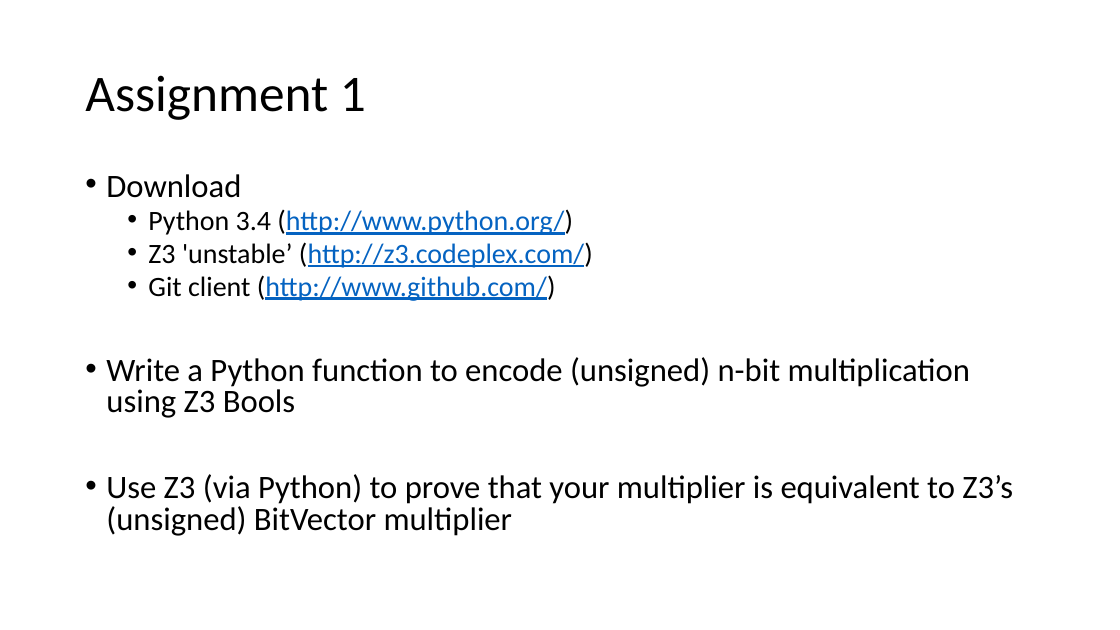
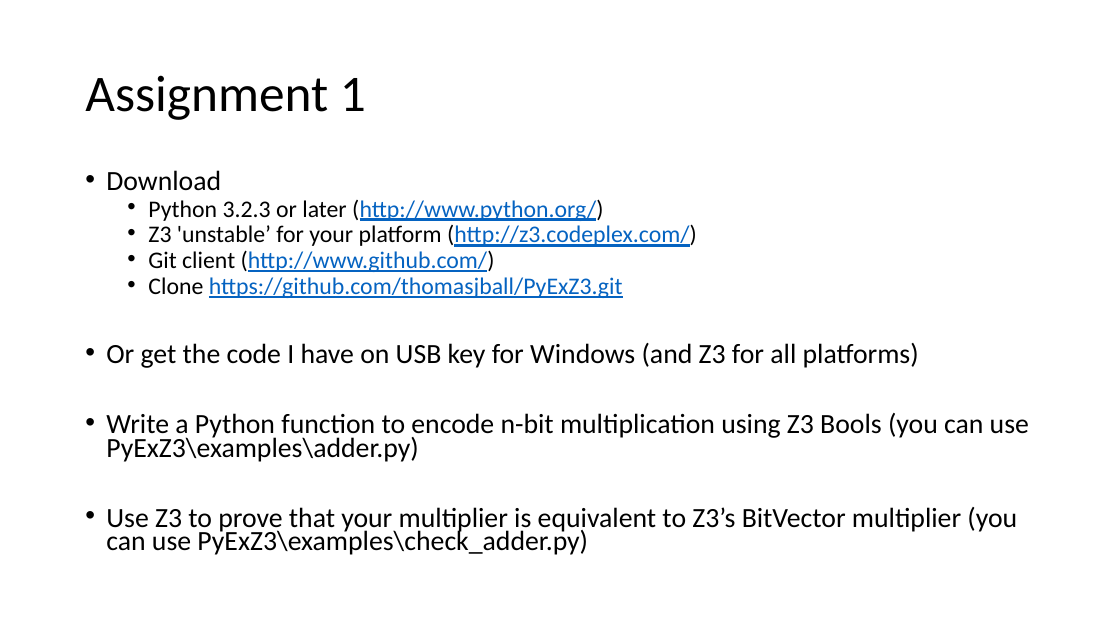
Before and after one commit to thomasjball/PyExZ3, a slide deck: slide 51 of marktoberdorf_slides/Marktoberdorf2014_1.pptx (slide 53 before the commit). Drawn at 1120x630 pixels with LibreOffice and Linux fonts; fonts in the diff are those of the drawing. Boxes give left, top, right and bottom in pixels: in the first picture for what was removed or moved away, otherwise in the second. Text is boxed around its words. In the diff, an @@ line names an element or a change of style, - is before the commit and + after.

Commit message:
changes to slides + PDF

```diff
--- a/marktoberdorf_slides/Marktoberdorf2014_1.pptx
+++ b/marktoberdorf_slides/Marktoberdorf2014_1.pptx
@@ text at (106,170,495,272): size 28 to 23.8 pt in "Download"; size 24 to 20.4 pt in "Git client (http://www.github.com/)"; line spacing 0.8 to 0.7 @@
@@ text at (148,199,697,247): text changed; size 24 to 20.4 pt; text colour #0563C1 to #000000 @@
-  • Python 3.4 (http://www.python.org/)
-  • Z3 'unstable’ (http://z3.codeplex.com/)
+  • Python 3.2.3 or later (http://www.python.org/)
+  • Z3 'unstable’ for your platform (http://z3.codeplex.com/)
@@ text at (106,277,1029,555): text changed; size 28 to 23.8 pt @@
-• Write a Python function to encode (unsigned) n-bit multiplication using Z3 Bools
-• Use Z3 (via Python) to prove that your multiplier is equivalent to Z3’s (unsigned) BitVector multiplier
+  • Clone https://github.com/thomasjball/PyExZ3.git
+• Or get the code I have on USB key for Windows (and Z3 for all platforms)
+• Write a Python function to encode n-bit multiplication using Z3 Bools (you can use PyExZ3\examples\adder.py)
+• Use Z3 to prove that your multiplier is equivalent to Z3’s BitVector multiplier (you can use PyExZ3\examples\check_adder.py)
```
Also in this commit, not shown: 4 other slides changed, 2 slides removed, 8 other files.
